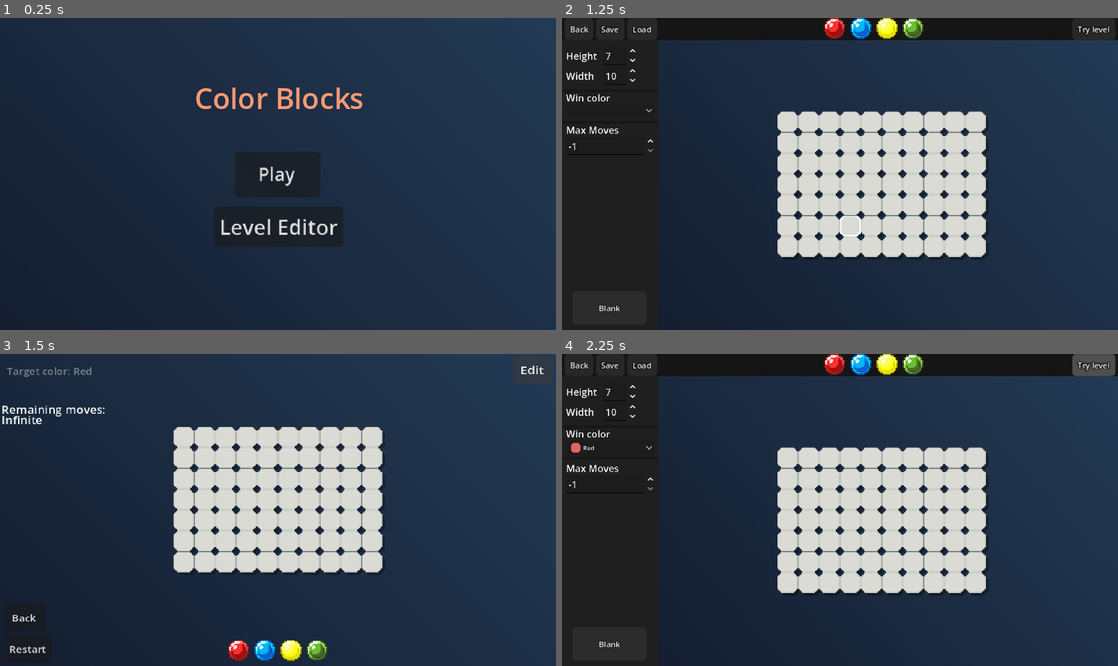
Above: before the commit, frames 1-4 (two rows, left to right).
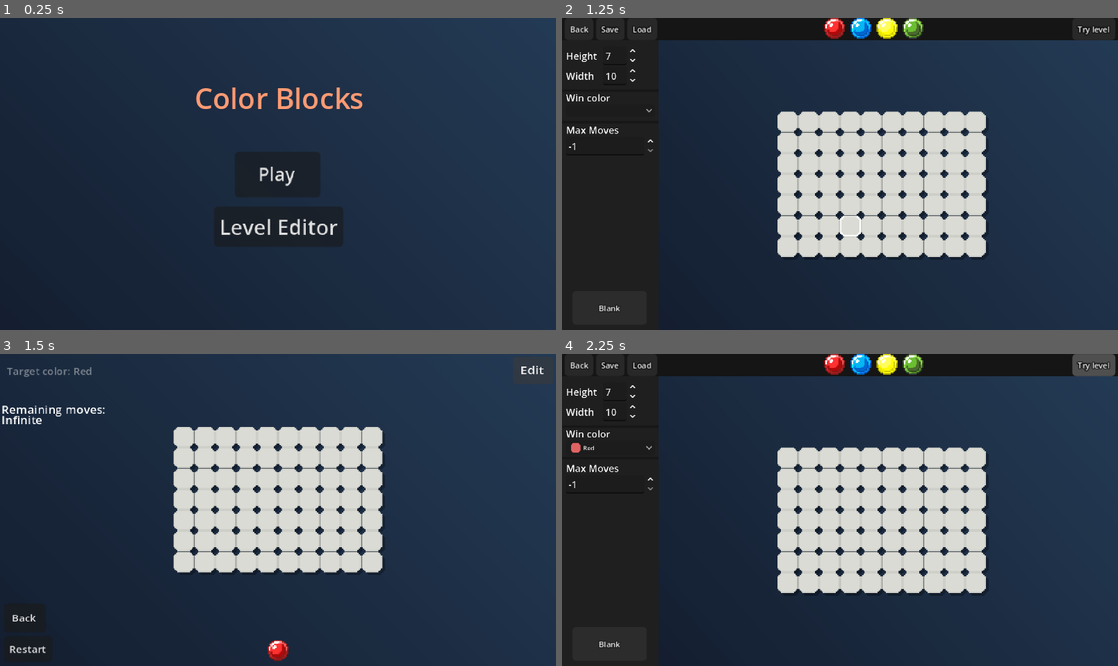
Above: after the commit, the same moments.

Repository: AurelinkZ/color-blocks
Game: Godot game, scene res://Scenes/starting_menu.tscn
The game is run twice, just before and just after one commit, with the same random seed, the same clock (stepped at 60 frames per second) and the same inputs.
Inputs:
- Up to frame 1 (0.25 s): no input
- Up to frame 2 (1.25 s): click "Level Editor" at 0.5 s
- Up to frame 3 (1.5 s): click "Try level" at 1.25 s
- Up to frame 4 (2.25 s): click "Edit" at 2 s

Frames 1-2 are identical in both runs. In frame 3, 0.9% of the frame differs, in the area x 41-59%, y 91-99%; in frame 4, nothing differs.

Commit message:
Build palettes from level grid colors
Derive each level's selectable palette from its target and grid colors, while ignoring unsupported button colors. Extract color button creation into a reusable helper and add a themed Sci-Fi button control with dynamic styles and audio feedback.

Diff:
--- a/Levels/edited_level_rounds.tres
+++ b/Levels/edited_level_rounds.tres
@@ -1,6 +1,6 @@
-[gd_resource type="Resource" script_class="LevelData" format=3]
+[gd_resource type="Resource" script_class="LevelData" format=3 uid="uid://c6bihxppj12yg"]
 
-[ext_resource type="Script" path="res://Scripts/level_data.gd" id="1_v0pf1"]
+[ext_resource type="Script" uid="uid://cowxies0ghfnm" path="res://Scripts/level_data.gd" id="1_v0pf1"]
 
 [resource]
 script = ExtResource("1_v0pf1")
--- a/Scripts/color _selector.gd
+++ b/Scripts/color _selector.gd
@@ -27,16 +27,21 @@
 	_clear_buttons()
 	pallette_color = pallette
 	for color in pallette:
-		var button = TextureButton.new()
-		button.texture_normal = TEXTURES[color][NORMAL_TEXTURE]
-		button.texture_pressed = TEXTURES[color][PRESSED_TEXTURE]
-		button.mouse_default_cursor_shape = Control.CURSOR_POINTING_HAND
-		button.size_flags_vertical = Control.SIZE_SHRINK_CENTER
-		button.custom_minimum_size = Vector2(TEXTURE_SIZE_WIDTH, TEXTURE_SIZE_HEIGHT)
-		button.toggle_mode = true
-		button.button_group = button_group
-		button.pressed.connect(_on_button_pressed.bind(color))
-		add_child(button)
+		if TEXTURES.has(color):
+			create_one_button(color)
+
+func create_one_button(color: Color) -> TextureButton:
+	var button = TextureButton.new()
+	button.texture_normal = TEXTURES[color][NORMAL_TEXTURE]
+	button.texture_pressed = TEXTURES[color][PRESSED_TEXTURE]
+	button.mouse_default_cursor_shape = Control.CURSOR_POINTING_HAND
+	button.size_flags_vertical = Control.SIZE_SHRINK_CENTER
+	button.custom_minimum_size = Vector2(TEXTURE_SIZE_WIDTH, TEXTURE_SIZE_HEIGHT)
+	button.toggle_mode = true
+	button.button_group = button_group
+	button.pressed.connect(_on_button_pressed.bind(color))
+	add_child(button)
+	return button
 
 func _clear_buttons() -> void:
 	var buttons = get_children()
--- a/Scripts/grid_manager.gd
+++ b/Scripts/grid_manager.gd
@@ -1,6 +1,6 @@
 extends Node
 
-const PALETTES = {
+const PALETTES_RANDOM = {
 	"easy": [Color.RED, Color.BLUE, Color.YELLOW],
 	"medium": [Color.RED, Color.BLUE, Color.YELLOW, Color.GREEN]
 }
@@ -17,8 +17,8 @@
 	clear_grid()
 	height = level.grid_height
 	width = level.grid_width
-	current_pallette = PALETTES[level.difficulty]
 	target_color = level.win_color
+	current_pallette = build_palette(level.grid_data)
 	if level.grid_data.size() != 0:
 		grid = level.grid_data.duplicate()
 	else:
@@ -29,6 +29,14 @@
 
 func pick_random_color():
 	return current_pallette.pick_random()
+
+func build_palette(array) -> Array[Color]:
+	var palette_array: Array = []
+	palette_array.append(target_color)
+	for cell in array:
+		if not palette_array.has(array[cell]):
+			palette_array.append(Color(array[cell]))
+	return palette_array
 
 func fill_the_grid(cell: Vector2i, color: Color) -> Array:
 	if current_pallette.has(color) == false:
--- /dev/null
+++ b/Scripts/sci_fi_button.gd
@@ -0,0 +1,90 @@
+extends Button
+class_name SciFiButton
+
+# --- Paramètres adaptés à une petite résolution (Pixel Art / 16x16) ---
+@export var base_color: Color = Color(0.12, 0.12, 0.15, 0.95) # Gris anthracite sombre
+@export var accent_color: Color = Color(1.0, 0.8, 0.0, 1.0) # Jaune "Alerte" (style Arknights)
+@export var cut_corner_size: int = 4 # Petit biseau de 4 pixels
+@export var font_size: int = 8 # Petite taille de police pour ne pas déformer le bouton
+
+func _ready() -> void:
+	# Taille minimale adaptée à l'échelle de vos blocs (16px de haut)
+	custom_minimum_size = Vector2(48, 16)
+	mouse_default_cursor_shape = Control.CURSOR_POINTING_HAND
+
+	# Empêche le bouton de s'étirer s'il est dans un VBoxContainer ou HBoxContainer
+	size_flags_horizontal = Control.SIZE_SHRINK_CENTER
+	size_flags_vertical = Control.SIZE_SHRINK_CENTER
+
+	# Création dynamique des styles
+	_setup_styles()
+
+	# Connexion des signaux pour l'audio (utilise votre AudioManager)
+	mouse_entered.connect(_on_mouse_entered)
+	button_down.connect(_on_button_down)
+
+func _setup_styles() -> void:
+	# 1. STYLE NORMAL
+	var style_normal = StyleBoxFlat.new()
+	style_normal.bg_color = base_color
+
+	# Coins coupés à 45 degrés :
+	style_normal.set_corner_radius_all(0)
+	style_normal.corner_radius_top_right = cut_corner_size
+	style_normal.corner_radius_bottom_left = cut_corner_size
+	style_normal.corner_detail = 1 # Transforme l'arrondi en biseau net
+
+	# Bordure gauche fine (2px)
+	style_normal.border_width_left = 2
+	style_normal.border_color = accent_color
+
+	# Petites marges internes pour compacter le bouton autour du texte
+	style_normal.content_margin_left = 6
+	style_normal.content_margin_right = 6
+	style_normal.content_margin_top = 2
+	style_normal.content_margin_bottom = 2
+
+	# 2. STYLE SURVOL (HOVER)
+	var style_hover = style_normal.duplicate()
+	style_hover.bg_color = base_color.lightened(0.2)
+	style_hover.border_width_bottom = 1
+	style_hover.border_width_top = 1
+
+	# 3. STYLE CLIQUÉ (PRESSED)
+	var style_pressed = style_normal.duplicate()
+	style_pressed.bg_color = accent_color
+	style_pressed.border_color = Color.WHITE
+
+	# Application des styles au bouton
+	add_theme_stylebox_override("normal", style_normal)
+	add_theme_stylebox_override("hover", style_hover)
+	add_theme_stylebox_override("pressed", style_pressed)
+	add_theme_stylebox_override("focus", StyleBoxEmpty.new()) # Retire le contour de sélection
+
+	# Couleurs et taille du texte
+	add_theme_font_size_override("font_size", font_size)
+	add_theme_color_override("font_color", Color(0.9, 0.9, 0.9))
+	add_theme_color_override("font_hover_color", Color.WHITE)
+	add_theme_color_override("font_pressed_color", Color.BLACK)
+
+func _on_mouse_entered() -> void:
+	if AudioManager.has_method("play_hover"):
+		AudioManager.play_hover()
+
+func _on_button_down() -> void:
+	if AudioManager.has_method("play_pop"):
+		AudioManager.play_pop(1.0)
+
+# Détails technologiques (Greebling) dessinés par-dessus le bouton à la bonne échelle
+func _draw() -> void:
+	var btn_size = get_rect().size
+
+	# Petite croix en haut à gauche
+	var cross_pos = Vector2(5, 4)
+	var cross_size = 1.0
+	draw_line(cross_pos - Vector2(cross_size, 0), cross_pos + Vector2(cross_size, 0), accent_color, 1.0)
+	draw_line(cross_pos - Vector2(0, cross_size), cross_pos + Vector2(0, cross_size), accent_color, 1.0)
+
+	# Petit carré de 2x2 pixels en bas à droite
+	var rect_pos = Vector2(btn_size.x - 5, btn_size.y - 4)
+	draw_rect(Rect2(rect_pos, Vector2(2, 2)), Color.WHITE, true)
Not shown, added: Scripts/sci_fi_button.gd.uid
